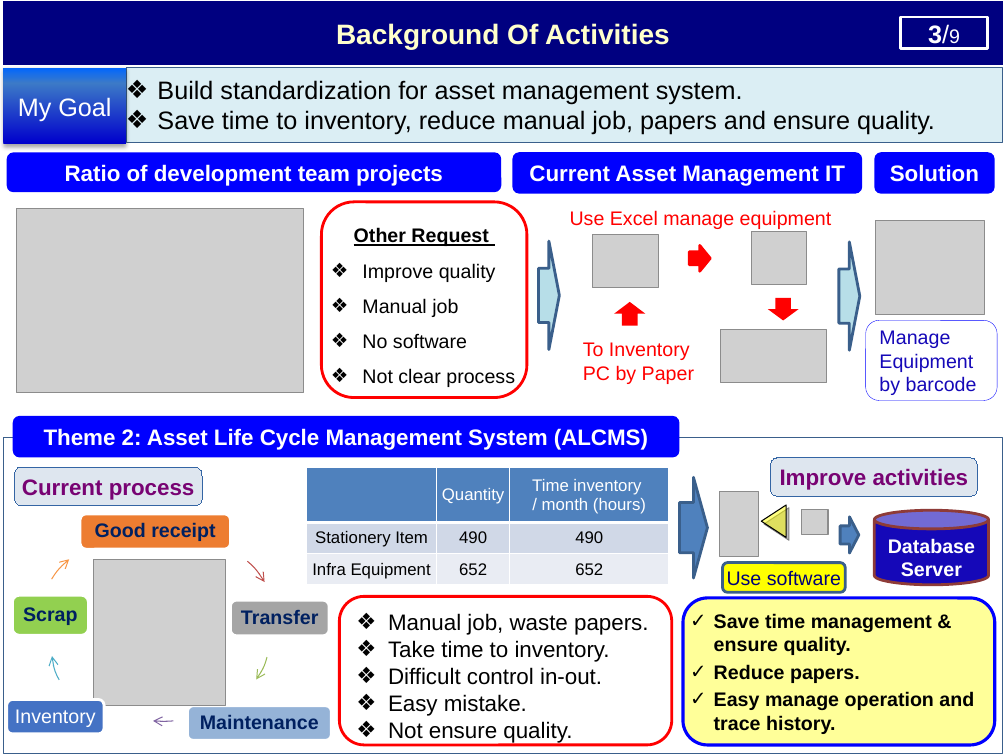
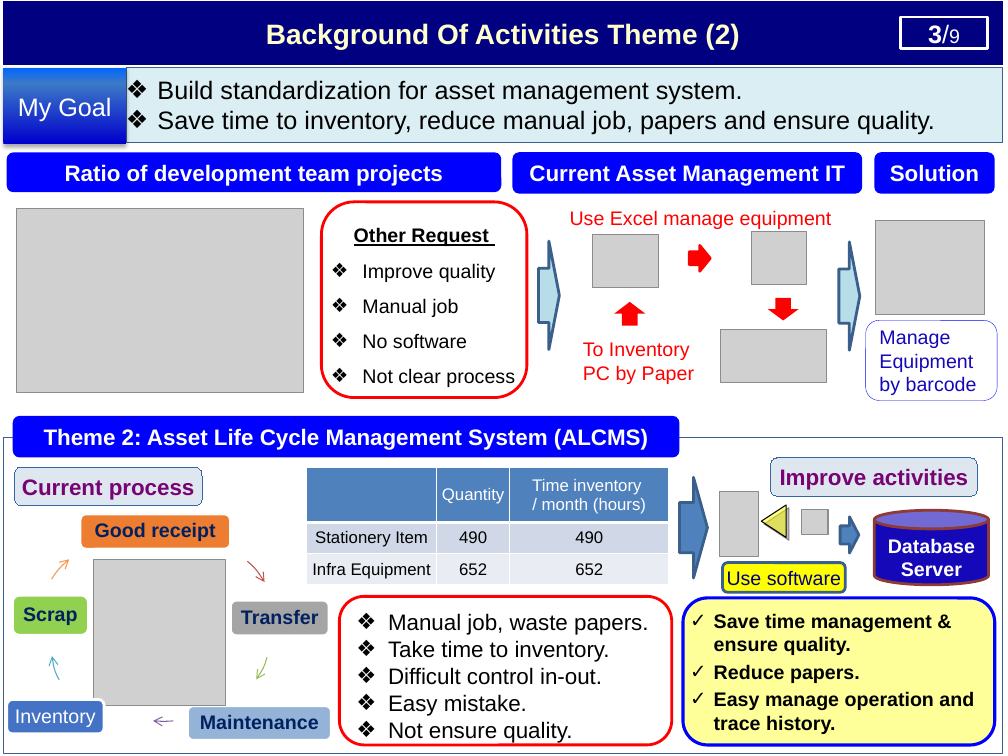
Before and after one commit to thietbicongnghevietnam/ReportPSNV, a slide deck: slide 4 of Report_Nguyen Nhu Minh_V5.pptx. Drawn at 1008x756 pixels with LibreOffice and Linux fonts; fonts in the diff are those of the drawing; grey boxes stand for pictures. Boxes give left, top, right and bottom in pixels: in the first picture for what was removed or moved away, otherwise in the second. Text is boxed around its words. In the diff, an @@ line names an element or a change of style, - is before the commit and + after.

```diff
--- a/Report_Nguyen Nhu Minh_V5.pptx
+++ b/Report_Nguyen Nhu Minh_V5.pptx
@@ text in rectangle at [266, 23, 739, 49]: text changed @@
-Background Of Activities
+Background Of Activities Theme (2)
```
Also in this commit, not shown: 3 other slides changed, 1 other file.
